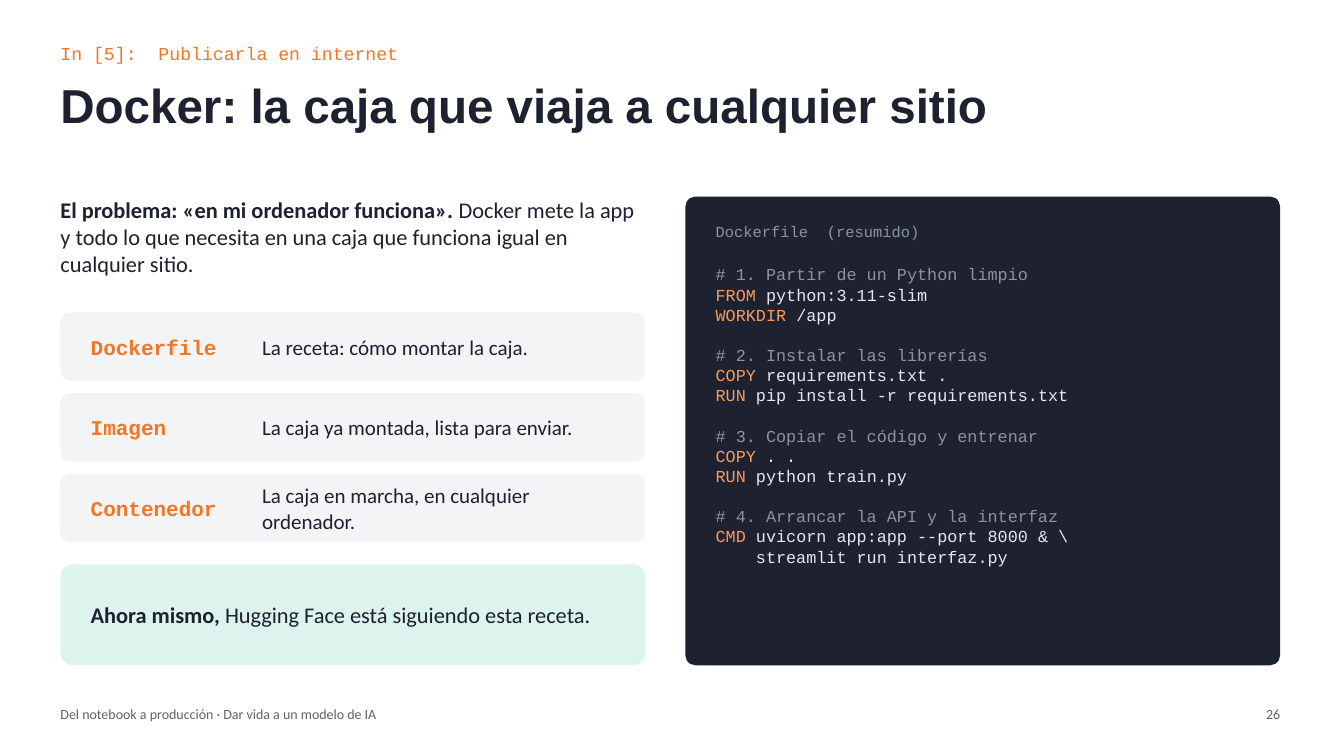
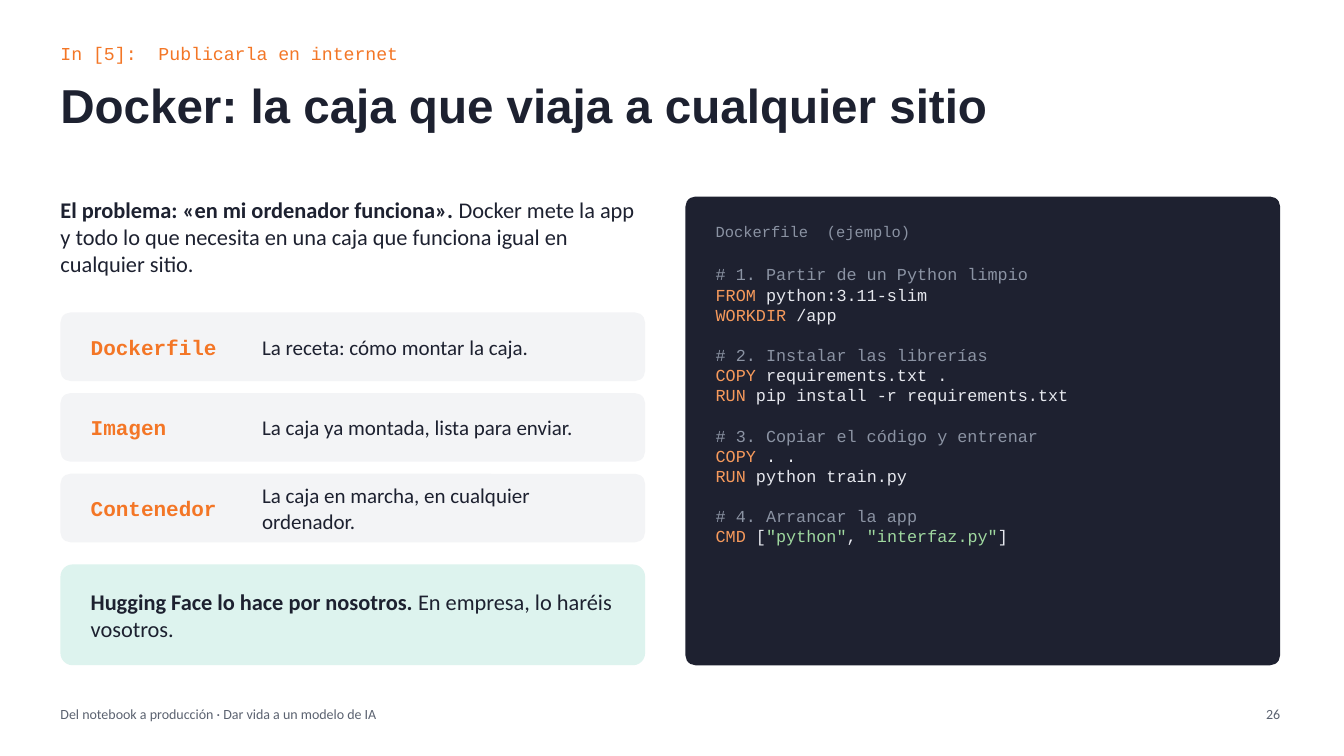
Before and after one commit to juaki0315/demo-icade, a slide deck: slide 26 of charla/Del_notebook_a_produccion.pptx. Drawn at 1344x756 pixels with LibreOffice and Linux fonts; fonts in the diff are those of the drawing. Boxes give left, top, right and bottom in pixels: in the first picture for what was removed or moved away, otherwise in the second. Text is boxed around its words. In the diff, an @@ line names an element or a change of style, - is before the commit and + after.

```diff
--- a/charla/Del_notebook_a_produccion.pptx
+++ b/charla/Del_notebook_a_produccion.pptx
@@ text at [716, 226, 910, 240]: text changed @@
-Dockerfile (resumido)
+Dockerfile (ejemplo)
@@ text at [716, 510, 1008, 546]: text changed; text colour #E6E8EE to #9FD89F @@
-# 4. Arrancar la API y la interfaz
-CMD uvicorn app:app --port 8000 & \
-streamlit run interfaz.py
+# 4. Arrancar la app
+CMD ["python", "interfaz.py"]
@@ text at [91, 594, 612, 637]: text changed; bold on @@
-Ahora mismo, Hugging Face está siguiendo esta receta.
+Hugging Face lo hace por nosotros. En empresa, lo haréis vosotros.
```
Also in this commit, not shown: 12 other slides changed, 1 slide added, 1 slide removed, 8 other files.
